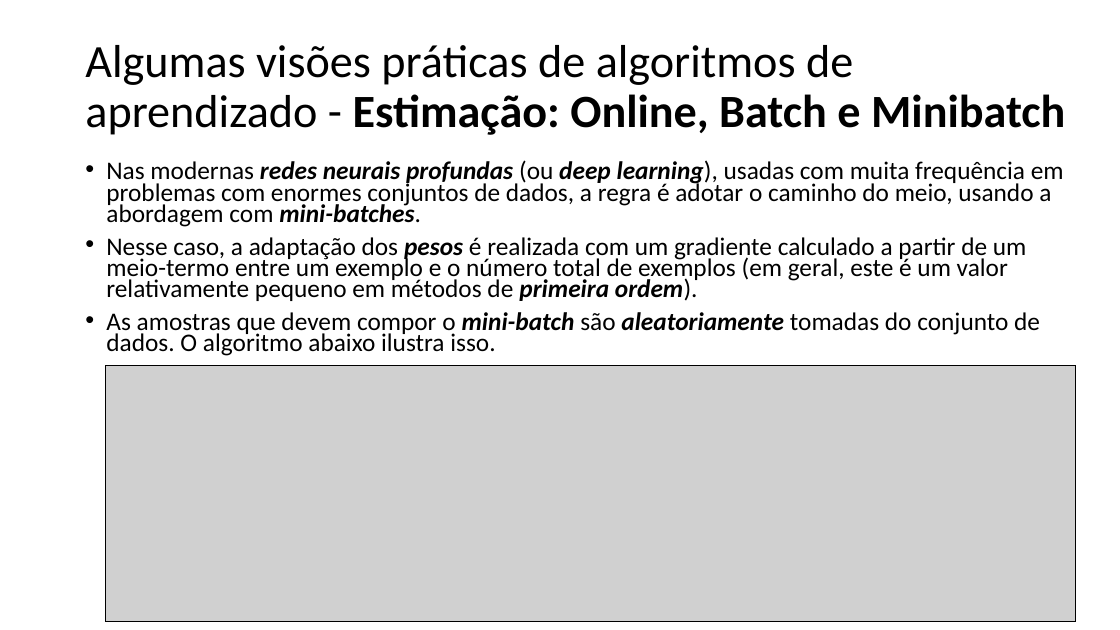
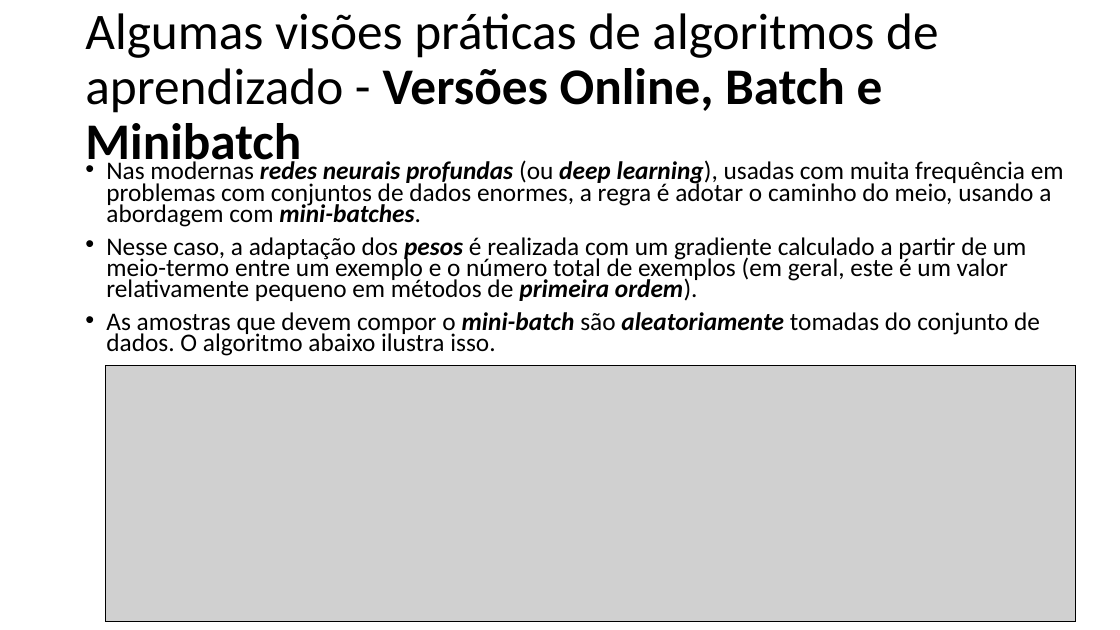
Before and after one commit to zz4fap/t320_aprendizado_de_maquina, a slide deck: slide 8 of slides/T320_Redes_Neurais_Artificiais (Parte IV).pptx. Drawn at 1120x630 pixels with LibreOffice and Linux fonts; fonts in the diff are those of the drawing; grey boxes stand for pictures. Boxes give left, top, right and bottom in pixels: in the first picture for what was removed or moved away, otherwise in the second. Text is boxed around its words. In the diff, an @@ line names an element or a change of style, - is before the commit and + after.

```diff
--- a/slides/T320_Redes_Neurais_Artificiais (Parte IV).pptx
+++ b/slides/T320_Redes_Neurais_Artificiais (Parte IV).pptx
@@ title at [85, 13, 938, 172]: text changed; size 39.6 to 44 pt @@
-Algumas visões práticas de algoritmos de aprendizado - Estimação: Online, Batch e Minibatch
+Algumas visões práticas de algoritmos de aprendizado - Versões Online, Batch e Minibatch
@@ text at [106, 159, 1064, 227]: text changed @@
-• Nas modernas redes neurais profundas (ou deep learning), usadas com muita frequência em problemas com enormes conjuntos de dados, a regra é adotar o caminho do meio, usando a abordagem com mini-batches.
+• Nas modernas redes neurais profundas (ou deep learning), usadas com muita frequência em problemas com conjuntos de dados enormes, a regra é adotar o caminho do meio, usando a abordagem com mini-batches.
```
Also in this commit, not shown: 10 other slides changed, 2 slides added, 1 slide removed, 3 other files.
